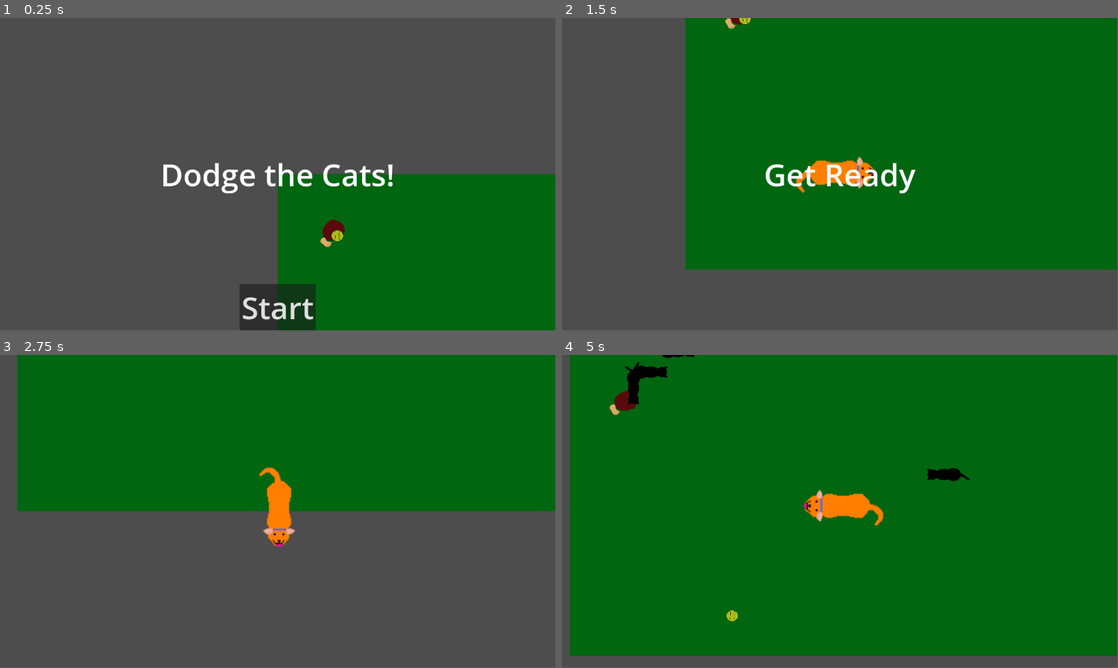
Above: before the commit, frames 1-4 (two rows, left to right).
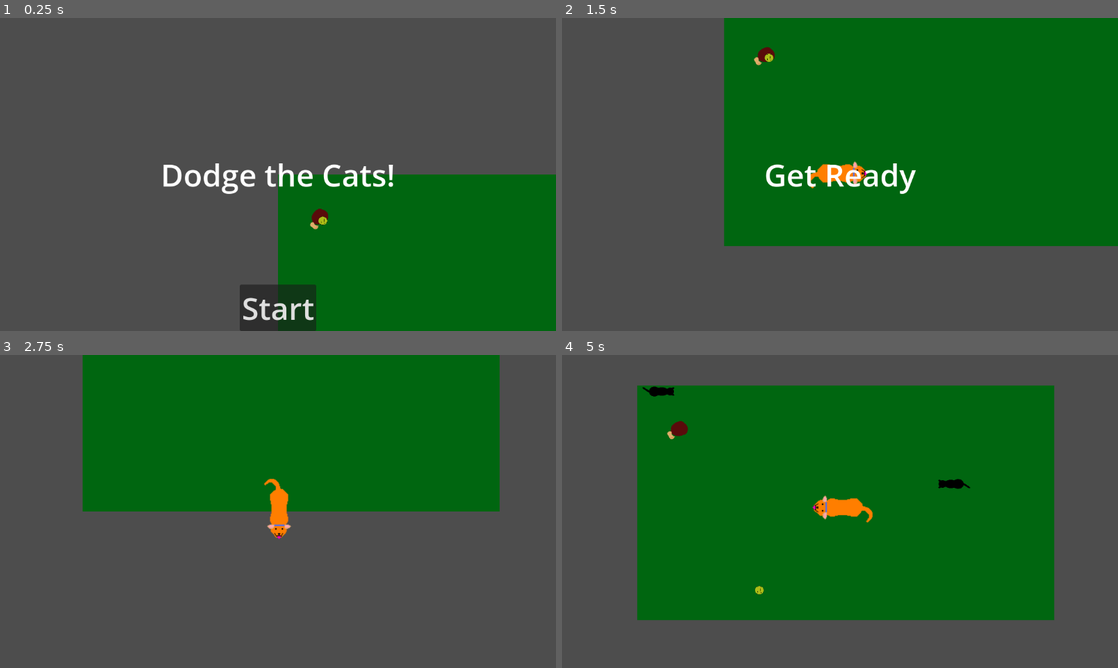
Above: after the commit, the same moments.

Repository: tedward851/LudumDare
Game: Godot game, scene res://lib/main.tscn
Same seed, same stepped clock (60 frames per second), same inputs: the game is played once before the commit and once after it.
Inputs:
- Up to frame 1 (0.25 s): no input
- Up to frame 2 (1.5 s): click "Start" at 0.5 s; tap Enter at 1.25 s; hold Right (move_right) from 1.28 s (still down)
- Up to frame 3 (2.75 s): release Right (move_right) at 2.03 s; hold Down (move_down) from 2.03 s (still down)
- Up to frame 4 (5 s): release Down (move_down) at 2.78 s; hold Right (move_right) 2.78-3.53 s; hold Up (move_up) 3.53-4.28 s; hold Left (move_left) from 4.28 s (still down)
In our replay, the window is 799x449 before the commit and 800x450 after it. These sizes can differ from the game's own. Grey fills any space a smaller window leaves; there, only what the larger window draws over its background counts as a difference.

The runs differ from the first frame. In frame 1, 1.5% of the frame differs, in the area x 29-100%, y 46-100%; in frame 2, 12%; in frame 3, 12%; in frame 4, 40%, in the area x 1-100%, y 0-97%.

Commit message:
Viewport Stretch Mode

Diff:
--- a/lib/dog.tscn
+++ b/lib/dog.tscn
@@ -33,5 +33,6 @@
 shape = SubResource("CapsuleShape2D_2qlja")
 
 [node name="Camera2D" type="Camera2D" parent="."]
+zoom = Vector2(0.75, 0.75)
 
 [connection signal="body_entered" from="." to="." method="_on_body_entered"]
--- a/lib/main.tscn
+++ b/lib/main.tscn
@@ -27,7 +27,6 @@
 [node name="Dog" parent="." instance=ExtResource("1_3yokb")]
 
 [node name="CatTimer" type="Timer" parent="."]
-wait_time = 0.5
 
 [node name="StartTimer" type="Timer" parent="."]
 wait_time = 2.0
--- a/project.godot
+++ b/project.godot
@@ -14,6 +14,10 @@
 run/main_scene="res://lib/main.tscn"
 config/features=PackedStringArray("4.0", "GL Compatibility")
 config/icon="res://icon.svg"
+
+[display]
+
+window/stretch/mode="viewport"
 
 [input]
 
